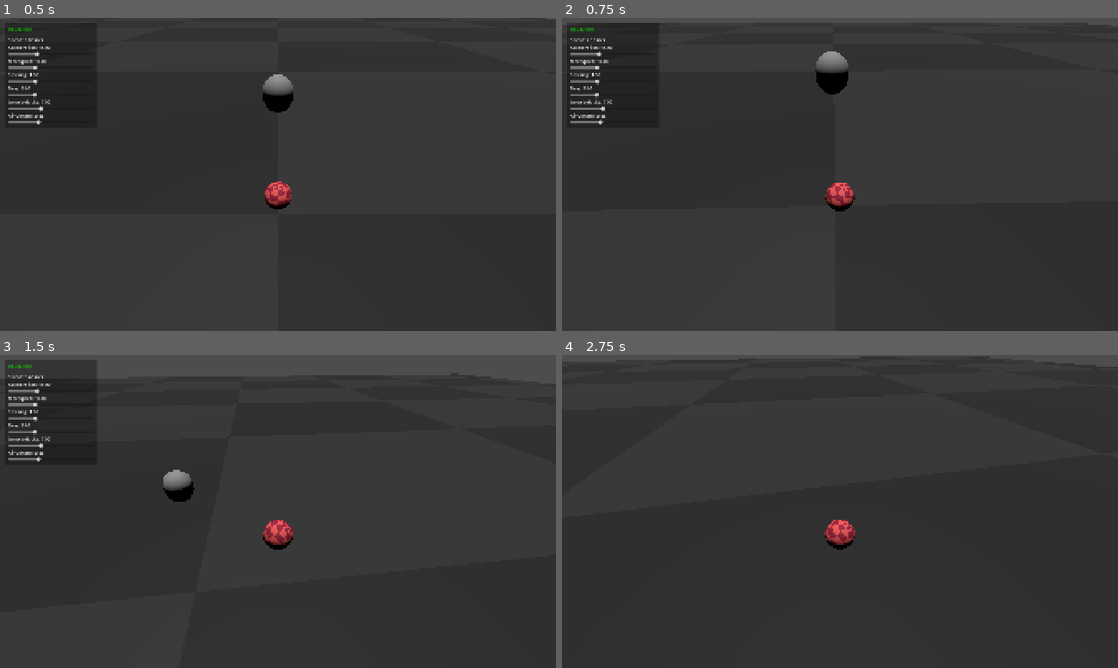
Above: before the commit, frames 1-4 (two rows, left to right).
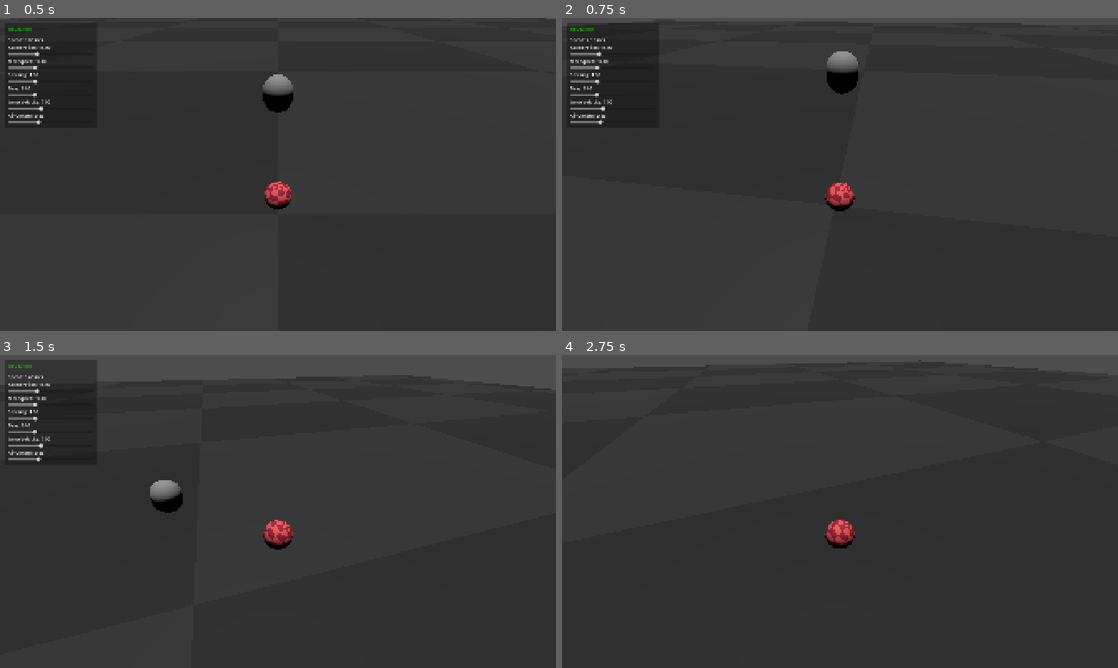
Above: after the commit, the same moments.

Repository: mika-marcondes/axie-jam
Game: Godot game, scene res://scenes/contest/contest_greybox.tscn
Same seed, same stepped clock (60 frames per second), same inputs: the game is played once before the commit and once after it.
Inputs:
- Up to frame 1 (0.5 s): no input
- Up to frame 2 (0.75 s): hold Right (move_right) from 0.53 s (still down); tap Q (camera_left, bound only after the commit) at 0.6 s
- Up to frame 3 (1.5 s): tap Space (jump) at 0.77 s; tap E (camera_right, bound only after the commit) at 0.8, 1.35 s; release Right (move_right) at 1.28 s; hold Down (move_back) from 1.28 s (still down)
- Up to frame 4 (2.75 s): tap Space (jump) at 1.52 s; tap Q (camera_left, bound only after the commit) at 1.55 s; release Down (move_back) at 2.03 s; hold Right (move_right) from 2.03 s (still down); hold 1 (toggle_dev_mode) from 2.03 s (still down); tap E (camera_right, bound only after the commit) at 2.3 s

Frame 1 is identical in both runs. In frame 2, 0.7% of the frame differs, in the area x 16-95%, y 1-60%; in frame 3, 1.2%, in the area x 0-100%, y 5-63%; in frame 4, 1.1%.

Commit message:
camera rotation

Diff:
--- a/project.godot
+++ b/project.godot
@@ -63,6 +63,16 @@
 "events": [Object(InputEventKey,"resource_local_to_scene":false,"resource_name":"","device":-1,"window_id":0,"alt_press …(191 unchanged characters)…
 ]
 }
+camera_left={
+"deadzone": 0.2,
+"events": [Object(InputEventKey,"resource_local_to_scene":false,"resource_name":"","device":-1,"window_id":0,"alt_pressed":false,"shift_pressed":false,"ctrl_pressed":false,"meta_pressed":false,"pressed":false,"keycode":0,"physical_keycode":81,"key_label":0,"unicode":113,"location":0,"echo":false,"script":null)
+]
+}
+camera_right={
+"deadzone": 0.2,
+"events": [Object(InputEventKey,"resource_local_to_scene":false,"resource_name":"","device":-1,"window_id":0,"alt_pressed":false,"shift_pressed":false,"ctrl_pressed":false,"meta_pressed":false,"pressed":false,"keycode":0,"physical_keycode":69,"key_label":0,"unicode":101,"location":0,"echo":false,"script":null)
+]
+}
 
 [physics]
 
--- a/scenes/contest/contest_greybox.tscn
+++ b/scenes/contest/contest_greybox.tscn
@@ -43,7 +43,9 @@
 script = ExtResource("4_aps6a")
 target = NodePath("../Ball")
 
-[node name="Camera3D" type="Camera3D" parent="CameraRig" unique_id=1367971218]
+[node name="YawPivot" type="Node3D" parent="CameraRig" unique_id=513869149]
+
+[node name="Camera3D" type="Camera3D" parent="CameraRig/YawPivot" unique_id=1367971218]
 transform = Transform3D(1, 0, 0, 0, 1, 0, 0, 0, 1, 0, 5, 5)
 current = true
 
--- a/scripts/camera/camera_rig.gd
+++ b/scripts/camera/camera_rig.gd
@@ -3,20 +3,46 @@
 @export var target: Node3D
 @export var follow_speed: float = 8.0
 @export var look_height: float = 1.0
+@export var orbit_speed: float = 2.5
 
-@onready var camera: Camera3D = $Camera3D
+@onready var yaw_pivot: Node3D = $YawPivot
+@onready var camera: Camera3D = $YawPivot/Camera3D
 
 
 func _physics_process(delta: float) -> void:
 	if target == null:
 		return
 
-	# Move the rig toward the target without rotating the rig itself.
+	follow_target(delta)
+	handle_orbit(delta)
+	look_at_target()
+
+
+func follow_target(delta: float) -> void:
 	global_position = global_position.lerp(
 		target.global_position,
 		clampf(follow_speed * delta, 0.0, 1.0)
 	)
 
-	# Rotate only the camera toward the target.
-	var look_target: Vector3 = target.global_position + Vector3.UP * look_height
-	camera.look_at(look_target, Vector3.UP)
+
+func handle_orbit(delta: float) -> void:
+	var camera_input: float = Input.get_axis(
+		"camera_left",
+		"camera_right"
+	)
+
+	yaw_pivot.rotate_y(
+		- camera_input * orbit_speed * delta
+	)
+
+
+func look_at_target() -> void:
+	var look_target: Vector3 = (
+		target.global_position
+		+ Vector3.UP * look_height
+	)
+
+	camera.look_at(
+		look_target,
+		Vector3.UP
+	)
